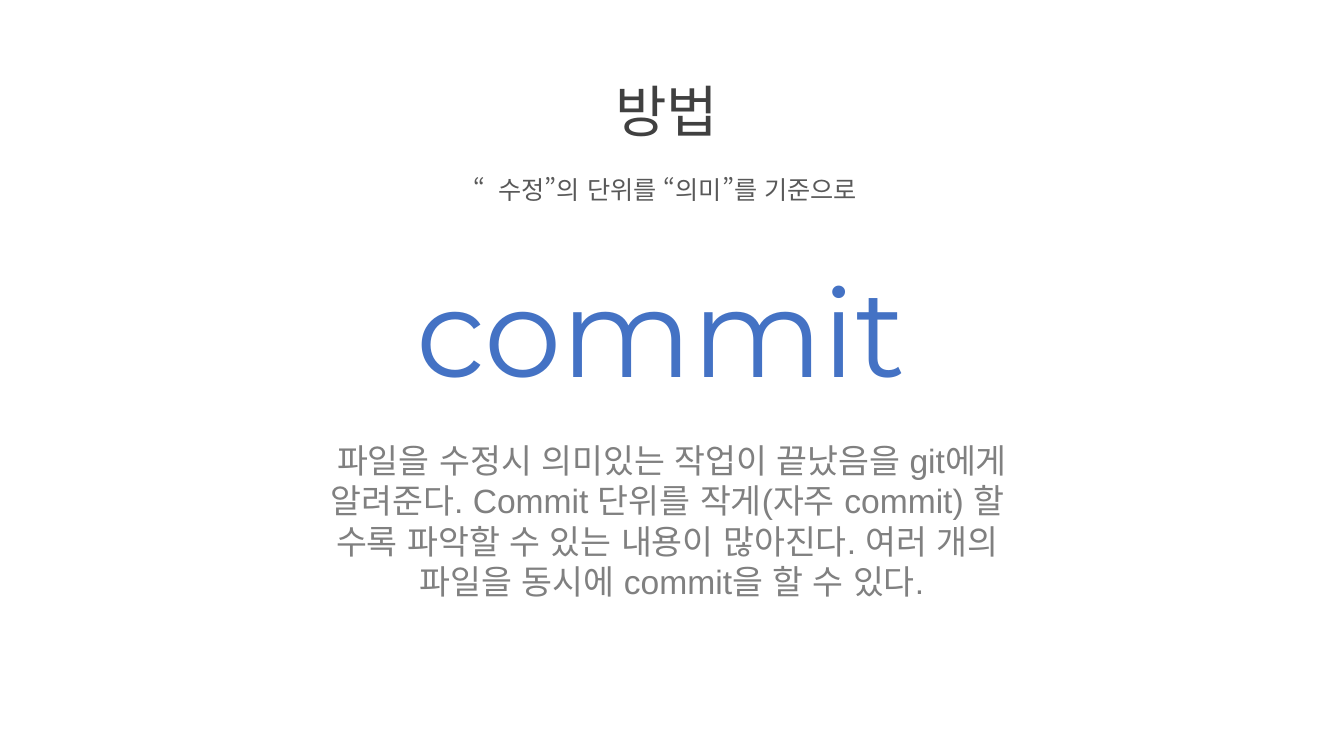
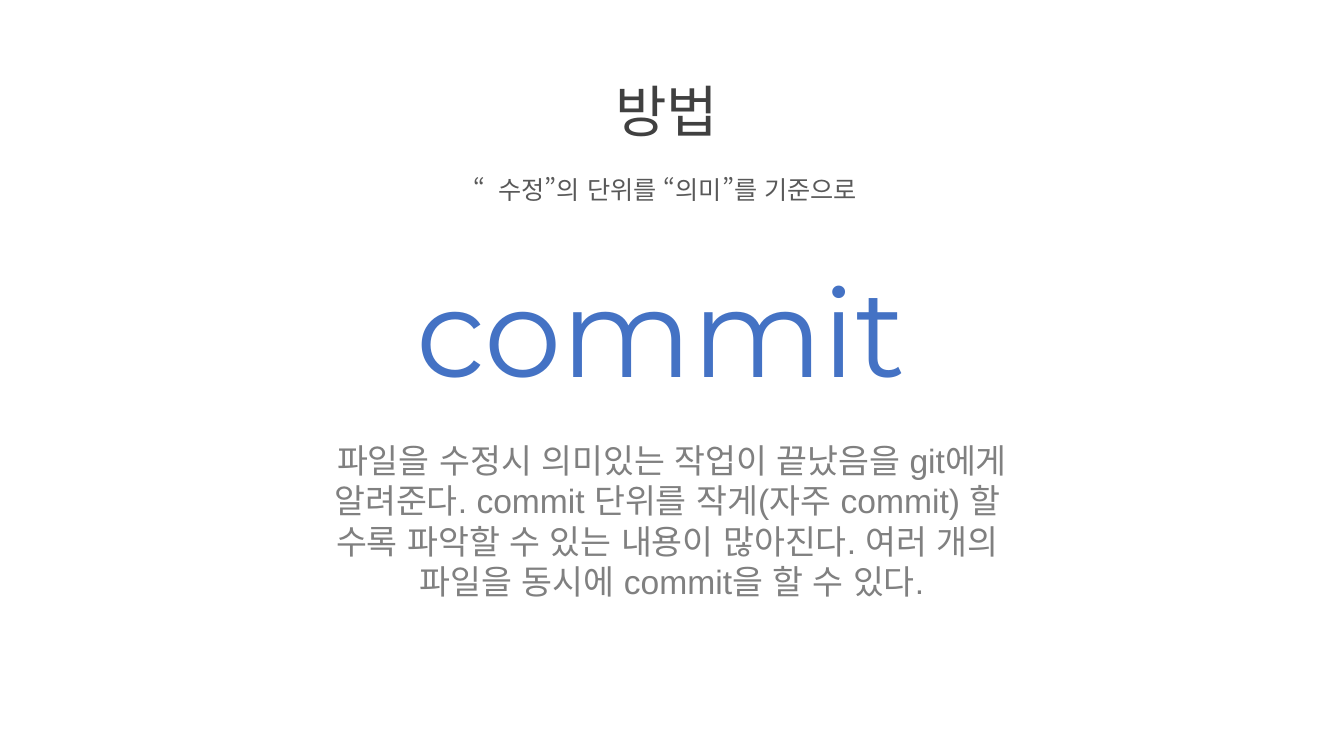
Before and after one commit to juniair/Summary-PPT, a slide deck: slide 14 of git 사용법.pptx. Drawn at 1344x756 pixels with LibreOffice and Linux fonts; fonts in the diff are those of the drawing. Boxes give left, top, right and bottom in pixels: in the first picture for what was removed or moved away, otherwise in the second. Text is boxed around its words. In the diff, an @@ line names an element or a change of style, - is before the commit and + after.

Commit message:
update lab3 file

```diff
--- a/git 사용법.pptx
+++ b/git 사용법.pptx
@@ text at <box>334,485,1000,520</box>: text changed @@
-알려준다. Commit 단위를 작게(자주 commit) 할
+알려준다. commit 단위를 작게(자주 commit) 할
```
